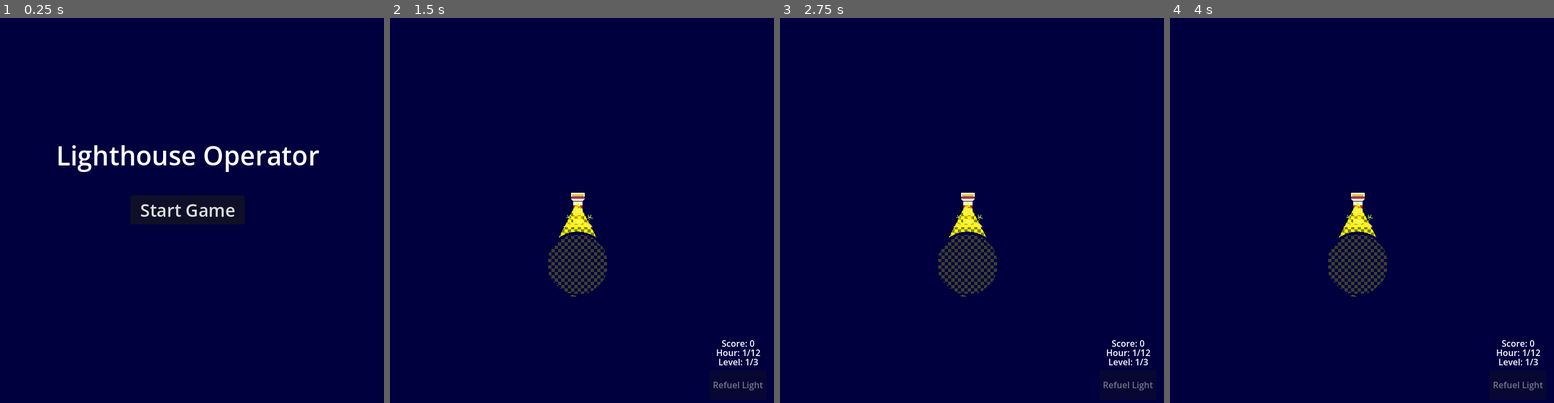
Above: before the commit, frames 1-4 (left to right).
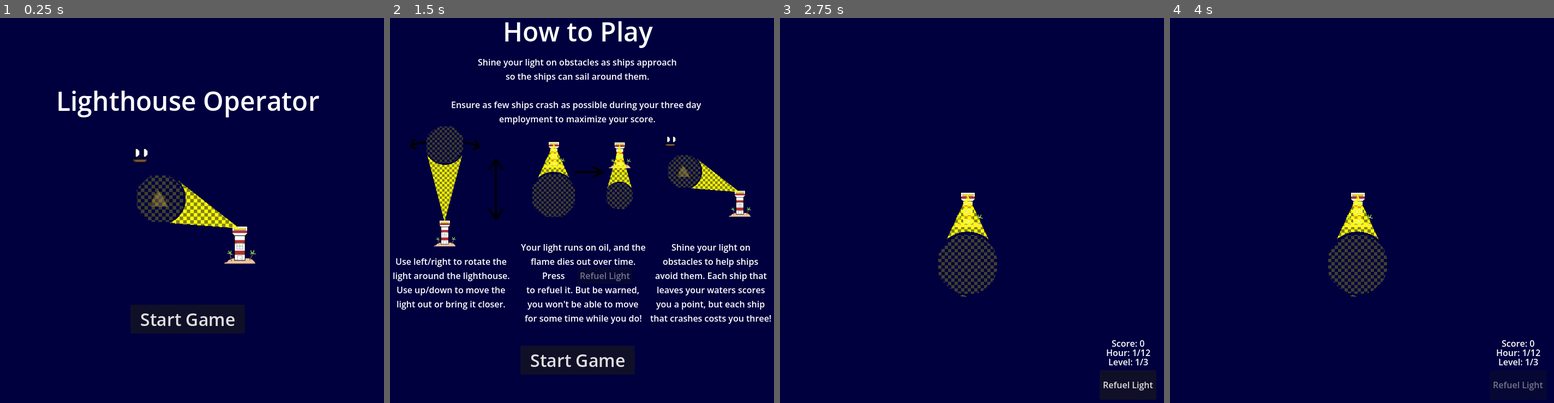
Above: after the commit, the same moments.

Repository: hammy275/lighthouse-operator
Game: Godot game, scene res://Scenes/title_screen.tscn
Same seed, same stepped clock (60 frames per second), same inputs: the game is played once before the commit and once after it.
Inputs (mouse positions are in pixels of both pictures, inside the frame that each line leads up to):
- Up to frame 1 (0.25 s): no input
- Up to frame 2 (1.5 s): click "Start Game" at 0.5 s; click "Refuel Light" at 1.25 s
- Up to frame 3 (2.75 s): click (968, 360) at 2 s, where only the run after the commit has a clickable "Start Game"
- Up to frame 4 (4 s): click (1519, 383) at 2.75 s, where only the run after the commit has a clickable "Refuel Light"; tap Enter at 3.5 s; hold Right (move_right) from 3.53 s (still down)

The runs differ from the first frame. In frame 1, 5.1% of the frame differs, in the area x 15-84%, y 18-80%; in frame 2, 12%, in the area x 0-100%, y 0-97%; in frame 3, 0.2%; in frame 4, 0.1%.

Commit message:
Tutorial Screen

Diff:
--- a/Scenes/title_screen.tscn
+++ b/Scenes/title_screen.tscn
@@ -1,6 +1,7 @@
 [gd_scene format=3 uid="uid://bklflm6wb4b1y"]
 
 [ext_resource type="Script" uid="uid://drycy6bhowjpx" path="res://Scripts/title_screen.gd" id="1_klylv"]
+[ext_resource type="Texture2D" uid="uid://bustsrhsp8uod" path="res://Images/Tutorial/shine_on_obstacles.png" id="2_p3fck"]
 
 [node name="TitleScreen" type="Control" unique_id=1604011098]
 layout_mode = 3
@@ -25,9 +26,9 @@
 anchor_right = 0.5
 anchor_bottom = 0.5
 offset_left = -241.0
-offset_top = -133.5
+offset_top = -233.5
 offset_right = 241.0
-offset_bottom = -66.5
+offset_bottom = -166.5
 grow_horizontal = 2
 grow_vertical = 2
 theme_override_font_sizes/font_size = 48
@@ -44,12 +45,21 @@
 anchor_right = 0.5
 anchor_bottom = 0.5
 offset_left = -105.0
-offset_top = -26.5
+offset_top = 173.5
 offset_right = 105.0
-offset_bottom = 26.5
+offset_bottom = 226.5
 grow_horizontal = 2
 grow_vertical = 2
 theme_override_font_sizes/font_size = 32
 text = "Start Game"
 
+[node name="ShineOnObstacles" type="TextureRect" parent="." unique_id=1878928897]
+layout_mode = 0
+offset_left = 240.0
+offset_top = 221.0
+offset_right = 600.0
+offset_bottom = 581.0
+scale = Vector2(0.75, 0.75)
+texture = ExtResource("2_p3fck")
+
 [connection signal="pressed" from="StartButton" to="." method="_on_start_button_pressed"]
--- /dev/null
+++ b/Scenes/tutorial_screen.tscn
@@ -0,0 +1,151 @@
+[gd_scene format=3 uid="uid://cwk545v1xgg45"]
+
+[ext_resource type="Texture2D" uid="uid://bnw1gg6t4epf" path="res://Images/Tutorial/directions.png" id="1_cd03v"]
+[ext_resource type="Script" uid="uid://b7v1wstxo3rrd" path="res://Scripts/tutorial_screen.gd" id="1_elo14"]
+[ext_resource type="Texture2D" uid="uid://bustsrhsp8uod" path="res://Images/Tutorial/shine_on_obstacles.png" id="2_elo14"]
+[ext_resource type="Texture2D" uid="uid://c1ekxittfwkrs" path="res://Images/Tutorial/shrink.png" id="3_vscmb"]
+
+[node name="TutorialScreen" type="Control" unique_id=1403400210]
+layout_mode = 3
+anchors_preset = 15
+anchor_right = 1.0
+anchor_bottom = 1.0
+grow_horizontal = 2
+grow_vertical = 2
+script = ExtResource("1_elo14")
+
+[node name="Background" type="ColorRect" parent="." unique_id=255382489]
+layout_mode = 0
+offset_right = 720.0
+offset_bottom = 720.0
+color = Color(0, 0, 0.24705882, 1)
+
+[node name="Title" type="Label" parent="." unique_id=1910090806]
+layout_mode = 1
+anchors_preset = 5
+anchor_left = 0.5
+anchor_right = 0.5
+offset_left = -46.0
+offset_right = 46.0
+offset_bottom = 23.0
+grow_horizontal = 2
+theme_override_font_sizes/font_size = 48
+text = "How to Play"
+
+[node name="Directions" type="TextureRect" parent="." unique_id=824744856]
+layout_mode = 0
+offset_left = 44.0
+offset_top = 194.0
+offset_right = 303.0
+offset_bottom = 522.0
+scale = Vector2(0.75, 0.75)
+texture = ExtResource("1_cd03v")
+
+[node name="ShineOnObstacles" type="TextureRect" parent="." unique_id=530808677]
+layout_mode = 0
+offset_left = 507.00003
+offset_top = 207.0
+offset_right = 758.0
+offset_bottom = 458.0
+scale = Vector2(0.75, 0.75)
+texture = ExtResource("2_elo14")
+
+[node name="Shrink" type="TextureRect" parent="." unique_id=755502516]
+layout_mode = 0
+offset_left = 262.0
+offset_top = 212.0
+offset_right = 550.0
+offset_bottom = 445.0
+scale = Vector2(0.75, 0.75)
+texture = ExtResource("3_vscmb")
+
+[node name="DirectionsLabel" type="Label" parent="." unique_id=604820949]
+layout_mode = 0
+offset_left = 7.0
+offset_top = 443.0
+offset_right = 250.0
+offset_bottom = 544.0
+text = "Use left/right to rotate the
+light around the lighthouse.
+Use up/down to move the
+light out or bring it closer."
+horizontal_alignment = 1
+
+[node name="GoalLabel" type="Label" parent="." unique_id=1600264586]
+layout_mode = 1
+anchors_preset = 5
+anchor_left = 0.5
+anchor_right = 0.5
+offset_left = -271.0
+offset_right = 271.0
+offset_bottom = 101.0
+grow_horizontal = 2
+text = "
+
+
+Shine your light on obstacles as ships approach
+so the ships can sail around them.
+
+Ensure as few ships crash as possible during your three day
+employment to maximize your score."
+horizontal_alignment = 1
+
+[node name="ShineOnObstaclesLabel" type="Label" parent="." unique_id=323385431]
+layout_mode = 0
+offset_left = 483.0
+offset_top = 417.0
+offset_right = 726.0
+offset_bottom = 570.0
+text = "Shine your light on
+obstacles to help ships
+avoid them. Each ship that
+leaves your waters scores
+you a point, but each ship
+that crashes costs you three!"
+horizontal_alignment = 1
+
+[node name="ShrinkLabel" type="Label" parent="." unique_id=1532514344]
+layout_mode = 0
+offset_left = 249.0
+offset_top = 417.0
+offset_right = 492.0
+offset_bottom = 570.0
+text = "Your light runs on oil, and the
+flame dies out over time.
+Press
+to refuel it. But be warned,
+you won't be able to move
+for some time while you do!"
+horizontal_alignment = 1
+
+[node name="RefuelButton" type="Button" parent="." unique_id=412548675]
+layout_mode = 0
+offset_left = 360.0
+offset_top = 465.0
+offset_right = 460.0
+offset_bottom = 496.0
+text = "Refuel Light"
+
+[node name="StartButton" type="Button" parent="." unique_id=1492978998]
+layout_mode = 1
+anchors_preset = 8
+anchor_left = 0.5
+anchor_top = 0.5
+anchor_right = 0.5
+anchor_bottom = 0.5
+offset_left = -105.0
+offset_top = 248.5
+offset_right = 105.0
+offset_bottom = 301.5
+grow_horizontal = 2
+grow_vertical = 2
+theme_override_font_sizes/font_size = 32
+text = "Start Game"
+
+[node name="RefuelTimer" type="Timer" parent="." unique_id=241261439]
+wait_time = 5.0
+one_shot = true
+
+[connection signal="pressed" from="RefuelButton" to="." method="_on_refuel_button_pressed"]
+[connection signal="pressed" from="StartButton" to="." method="_on_start_button_pressed"]
+[connection signal="timeout" from="RefuelTimer" to="." method="_on_refuel_timer_timeout"]
--- a/Scripts/lighthouse.gd
+++ b/Scripts/lighthouse.gd
@@ -126,7 +126,7 @@
 	var angle: Vector2 = Vector2.RIGHT.rotated(self.current_rotation + PI / 2.0)
 	var offset: Vector2 = angle * radius
 
-	var light_origin_center: Vector2 = Vector2($Sprite.global_position.x, $Sprite.global_position.y - $Sprite.get_rect().size.y / 4.0)
+	var light_origin_center: Vector2 = Vector2($Sprite.global_position.x, $Sprite.global_position.y - $Sprite.get_rect().size.y / 2.3)
 
 	$LightPath.global_position = Vector2(0, 0)
 	$LightPath.polygon = PackedVector2Array([
--- a/Scripts/title_screen.gd
+++ b/Scripts/title_screen.gd
@@ -12,5 +12,4 @@
 
 
 func _on_start_button_pressed() -> void:
-	# TODO: Replace with how to play sequence
-	get_tree().change_scene_to_file("res://Scenes/game.tscn")
+	get_tree().change_scene_to_file("res://Scenes/tutorial_screen.tscn")
--- /dev/null
+++ b/Scripts/tutorial_screen.gd
@@ -0,0 +1,24 @@
+extends Control
+
+
+# Called when the node enters the scene tree for the first time.
+func _ready() -> void:
+	pass # Replace with function body.
+
+
+# Called every frame. 'delta' is the elapsed time since the previous frame.
+func _process(delta: float) -> void:
+	pass
+
+
+func _on_start_button_pressed() -> void:
+	get_tree().change_scene_to_file("res://Scenes/game.tscn")
+
+
+func _on_refuel_button_pressed() -> void:
+	$RefuelButton.disabled = true
+	$RefuelTimer.start(5.0)
+
+
+func _on_refuel_timer_timeout() -> void:
+	$RefuelButton.disabled = false
Binary file added: Images/Tutorial/directions.png
Not shown, added: Images/Tutorial/directions.png.import
Binary file added: Images/Tutorial/shine_on_obstacles.png
Not shown, added: Images/Tutorial/shine_on_obstacles.png.import
Binary file added: Images/Tutorial/shrink.png
Not shown, added: Images/Tutorial/shrink.png.import
Not shown, added: Scripts/tutorial_screen.gd.uid
